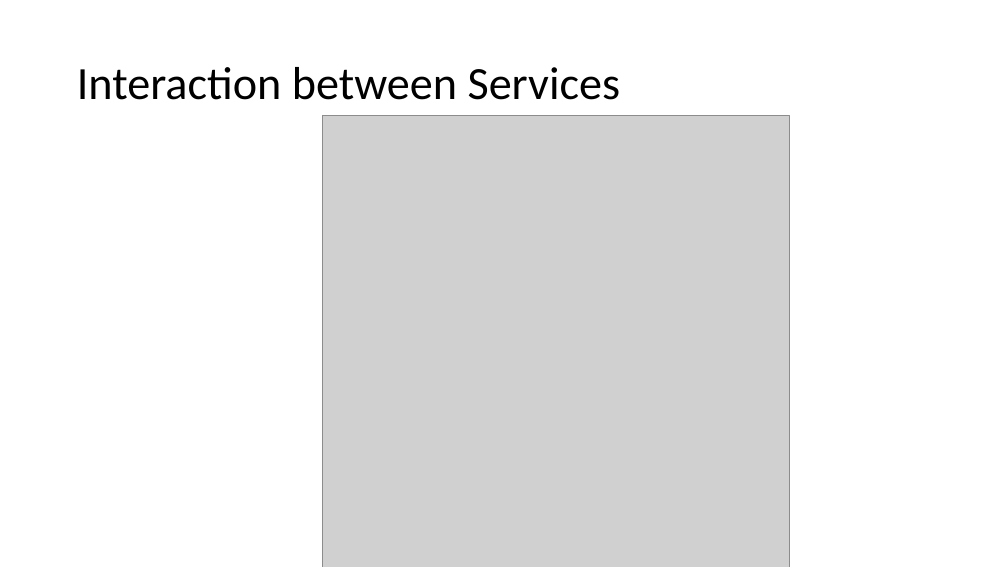
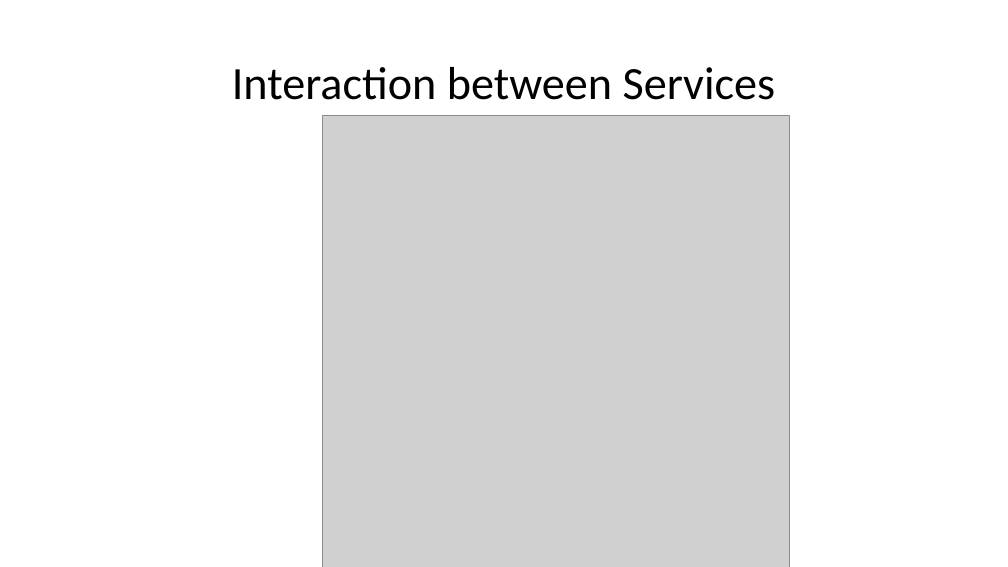
Before and after one commit to awspractice12/aws_practice, a slide deck: slide 5 of documents/DevOps_on_AWS.pptx (slide 4 before the commit). Drawn at 1008x567 pixels with LibreOffice and Linux fonts; fonts in the diff are those of the drawing; grey boxes stand for pictures. Boxes give left, top, right and bottom in pixels: in the first picture for what was removed or moved away, otherwise in the second. Text is boxed around its words. In the diff, an @@ line names an element or a change of style, - is before the commit and + after.

```diff
--- a/documents/DevOps_on_AWS.pptx
+++ b/documents/DevOps_on_AWS.pptx
@@ title "Interaction between Services" at <box>232,67,776,100</box>: alignment left to centre @@
```
Also in this commit, not shown: 1 other slide changed, 1 slide added.
